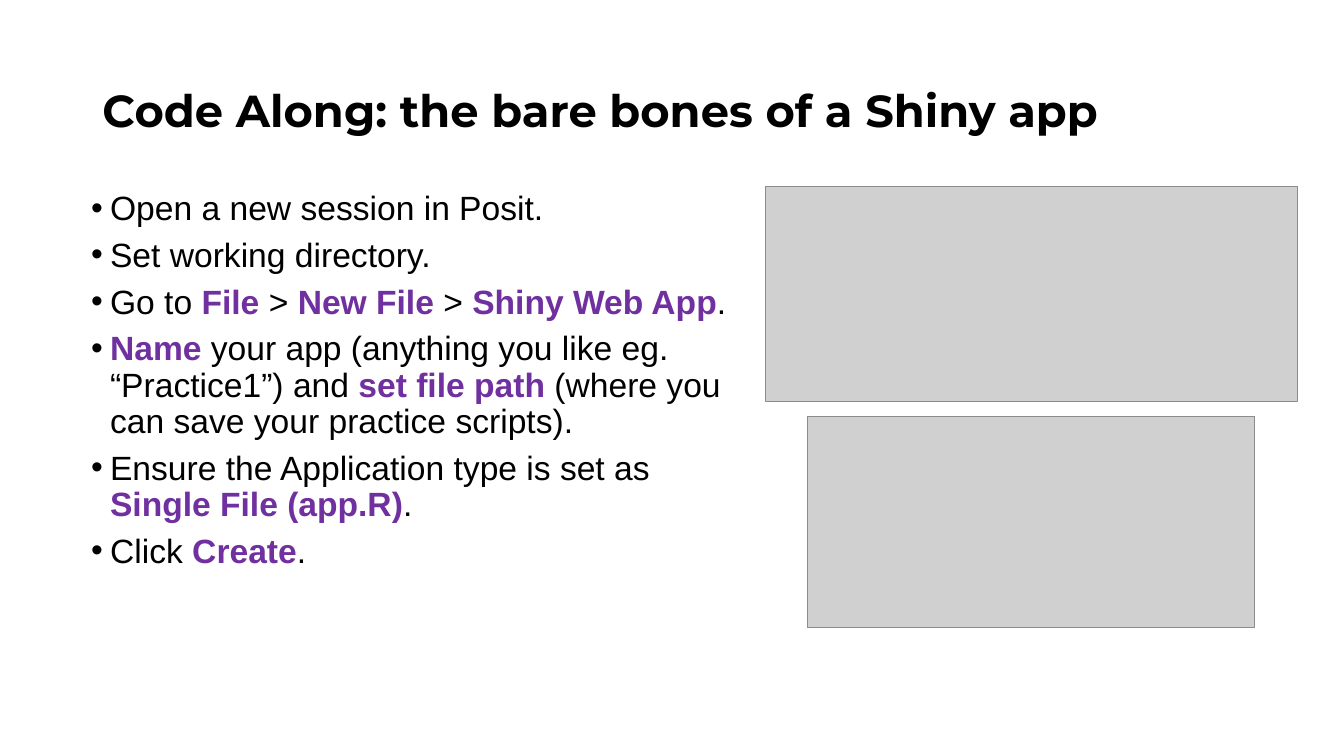
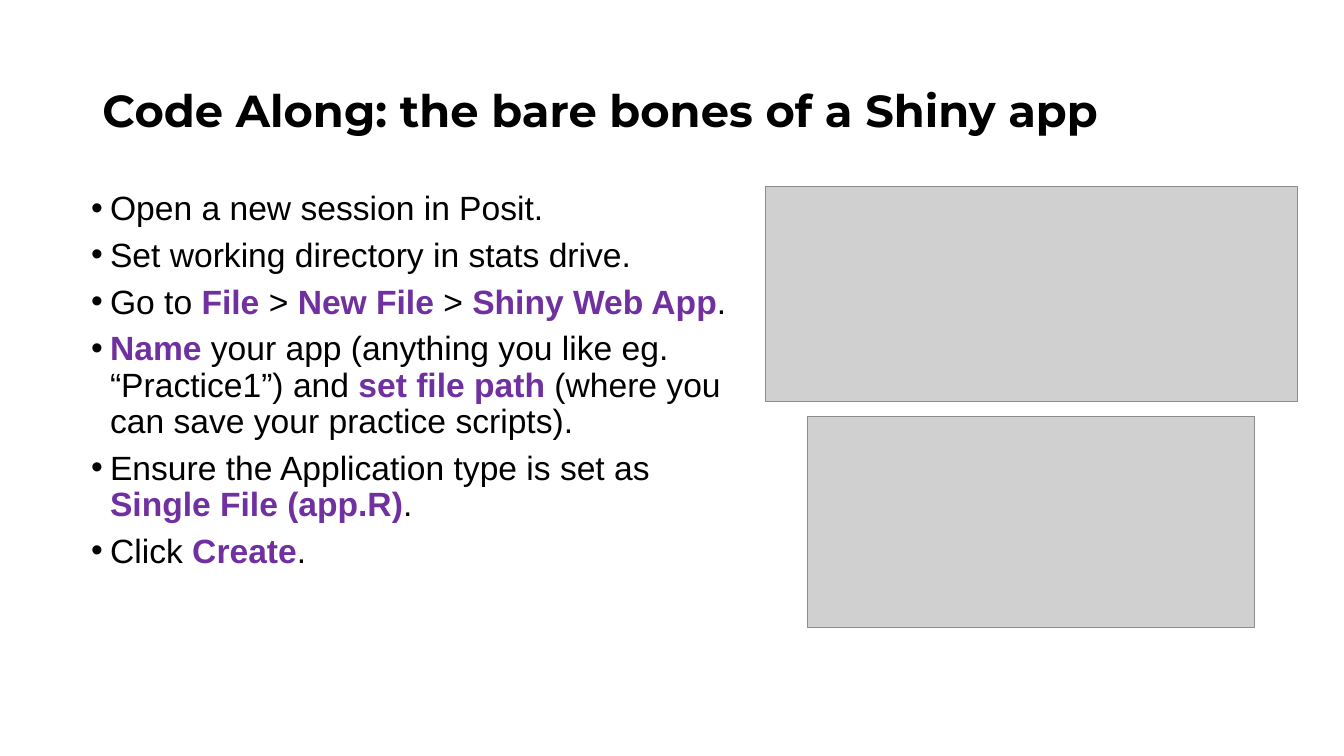
Before and after one commit to Public-Health-Scotland/learn-shiny, a slide deck: slide 10 of Day 1/slides/Shiny_Day_1.pptx. Drawn at 1344x756 pixels with LibreOffice and Linux fonts; fonts in the diff are those of the drawing; grey boxes stand for pictures; background and template pictures are left out. Boxes give left, top, right and bottom in pixels: in the first picture for what was removed or moved away, otherwise in the second. Text is boxed around its words. In the diff, an @@ line names an element or a change of style, - is before the commit and + after.

```diff
--- a/Day 1/slides/Shiny_Day_1.pptx
+++ b/Day 1/slides/Shiny_Day_1.pptx
@@ text at (110,242,631,274): text changed @@
-• Set working directory.
+• Set working directory in stats drive.
```
Also in this commit, not shown: 8 other slides changed, 1 other file.
